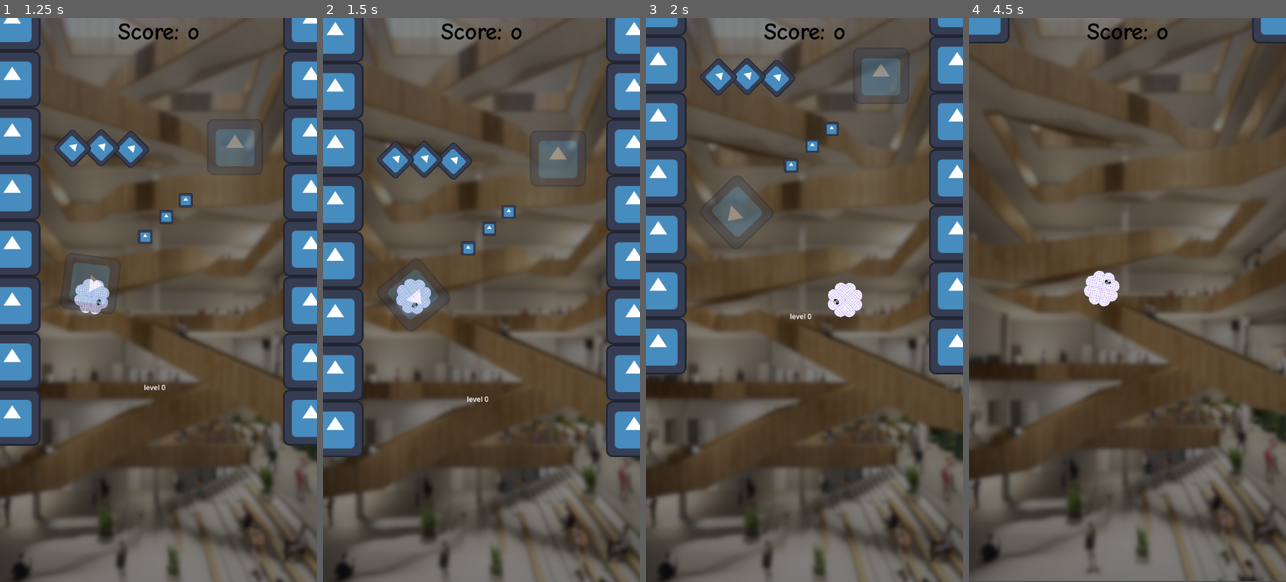
Above: before the commit, frames 1-4 (left to right).
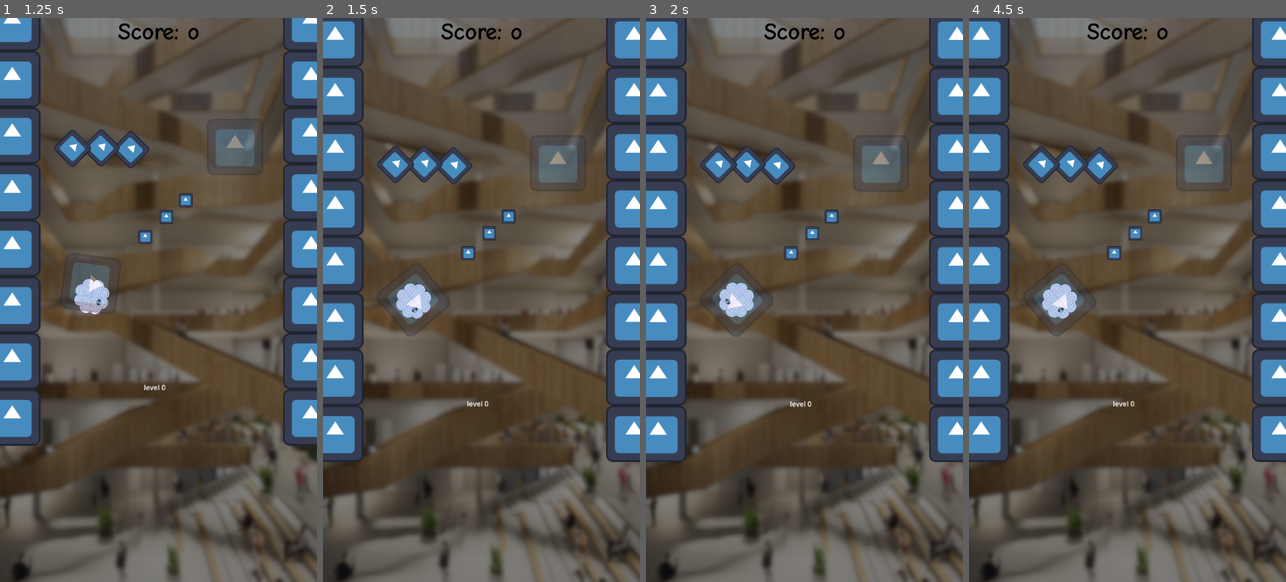
Above: after the commit, the same moments.

Repository: Slideshow776/GGJ2025
Game: Godot game, scene res://scenes/game.tscn
The game is run twice, just before and just after one commit, with the same random seed, the same clock (stepped at 60 frames per second) and the same inputs. The engine's default icon, where the game draws it, is replaced by a stand-in: a white triangle on a blue panel in a dark square.
Inputs (mouse positions are in pixels of both pictures, inside the frame that each line leads up to):
- Up to frame 1 (1.25 s): tap Enter at 0.5 s; move the mouse to (228, 271) at 0.52 s; click (228, 271) at 0.67 s
- Up to frame 2 (1.5 s): move the mouse to (418, 328) at 1.27 s; click (418, 328) at 1.42 s
- Up to frame 3 (2 s): no input
- Up to frame 4 (4.5 s): move the mouse to (1159, 175) at 2.02 s; click (1159, 175) at 2.17 s; move the mouse to (1111, 412) at 2.77 s; click (1111, 412) at 2.92 s; move the mouse to (1222, 384) at 3.52 s; click (1222, 384) at 3.67 s; move the mouse to (1032, 215) at 4.27 s; click (1032, 215) at 4.42 s

Frame 1 is identical in both runs. In frame 2, 8.5% of the frame differs, in the area x 0-100%, y 0-79%; in frame 3, 19%; in frame 4, 47%, in the area x 0-100%, y 0-100%.

Commit message:
player out of bounds + bugfixes

Diff:
--- a/scripts/bubble.gd
+++ b/scripts/bubble.gd
@@ -30,13 +30,14 @@
 	_position_tween.finished.connect(func() -> void: player.bubble = self)
 
 
-func exit_player() -> void:
-	if _position_tween:
-		return
+func exit_player() -> bool:
+	if _position_tween.is_running():
+		return false
 
 	_player = null
 	_position_tween.stop()
 	_pop()
+	return true
 
 
 func _on_area_entered(area_that_entered: Node) -> void:
--- a/scripts/game.gd
+++ b/scripts/game.gd
@@ -165,11 +165,11 @@
 		return
 
 	var shoot_direction = Vector2.UP.rotated(player.bubble.rotation)
-	player.bubble.exit_player()
-	player.bubble = null
+	if player.bubble.exit_player():
+		player.bubble = null
 
-	var velocity = shoot_direction * shoot_speed
-	player.velocity = velocity
+		var velocity = shoot_direction * shoot_speed
+		player.velocity = velocity
 
 
 func _connect_pickup_signals(level: Node2D) -> void:
